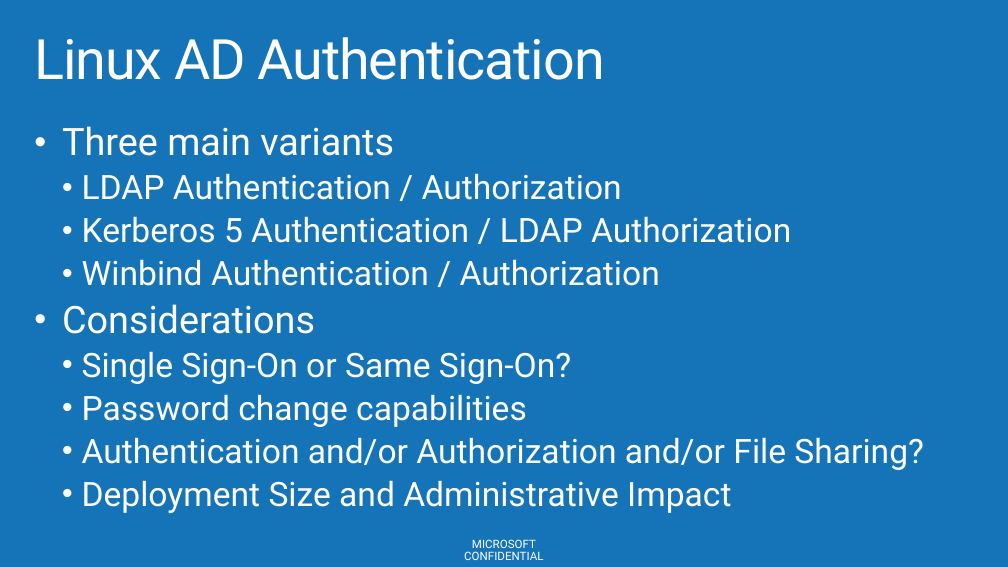
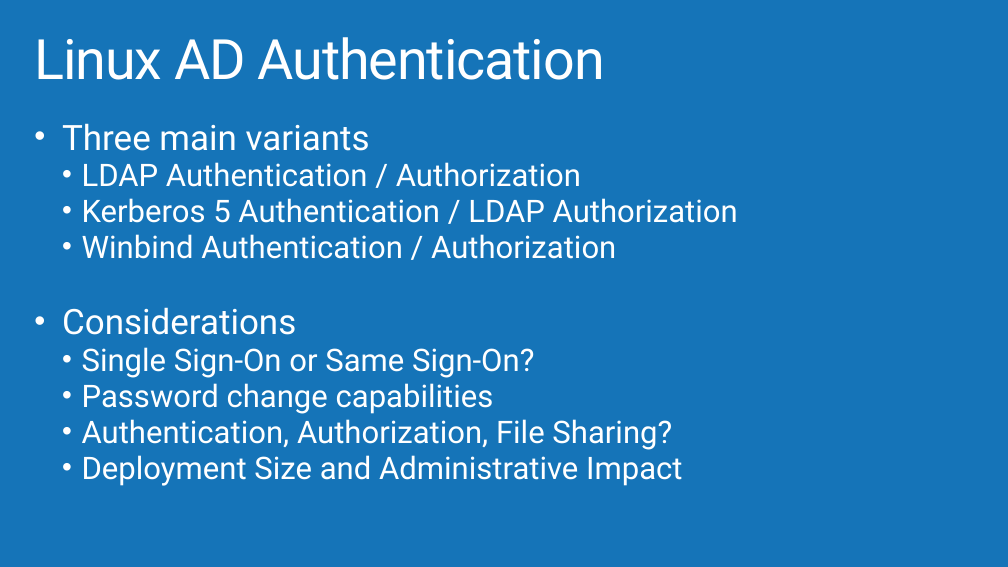
Before and after one commit to AzureCAT-GSI/SAP-on-Azure, a slide deck: slide 9 of SAP-on-Azure-Workshop-multi-day-/Presentations/Architecting VM Hybrid Solutions.pptx (slide 16 before the commit). Drawn at 1008x567 pixels with LibreOffice and Linux fonts; fonts in the diff are those of the drawing; background and template pictures are left out. Boxes give left, top, right and bottom in pixels: in the first picture for what was removed or moved away, otherwise in the second. Text is boxed around its words. In the diff, an @@ line names an element or a change of style, - is before the commit and + after.

```diff
--- a/SAP-on-Azure-Workshop-multi-day-/Presentations/Architecting VM Hybrid Solutions.pptx
+++ b/SAP-on-Azure-Workshop-multi-day-/Presentations/Architecting VM Hybrid Solutions.pptx
@@ text at [62,123,738,486]: size 36 to 33.3 pt in "Three main variants", "Considerations"; size 32 to 29.6 pt in "LDAP Authentication / Authorization", "Kerberos 5 Authentication / LDAP Authorization", "Winbind Authentication / Authorization", "Single Sign-On or Same Sign-On?" and 2 more places; line spacing 0.9 to 0.8 @@
@@ text at [82,419,672,450]: text changed; size 32 to 29.6 pt @@
-  • Authentication and/or Authorization and/or File Sharing?
+  • Authentication, Authorization, File Sharing?
@@ text removed at [464,539,543,560] @@
-MICROSOFT CONFIDENTIAL
```
Also in this commit, not shown: 41 other slides changed, 13 slides added, 19 slides removed.
